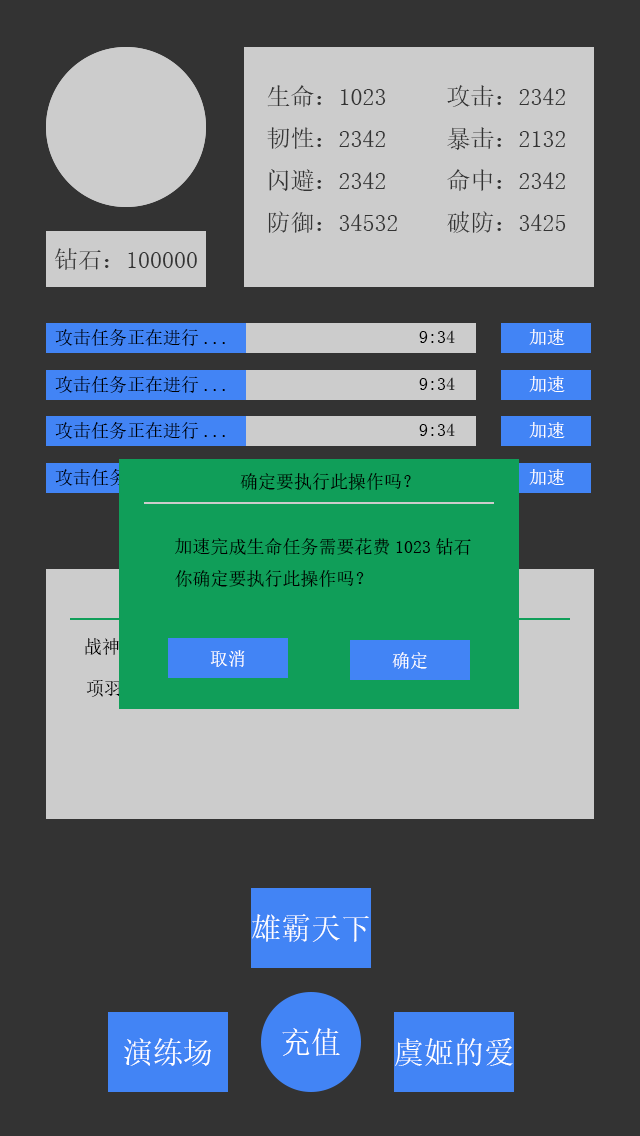
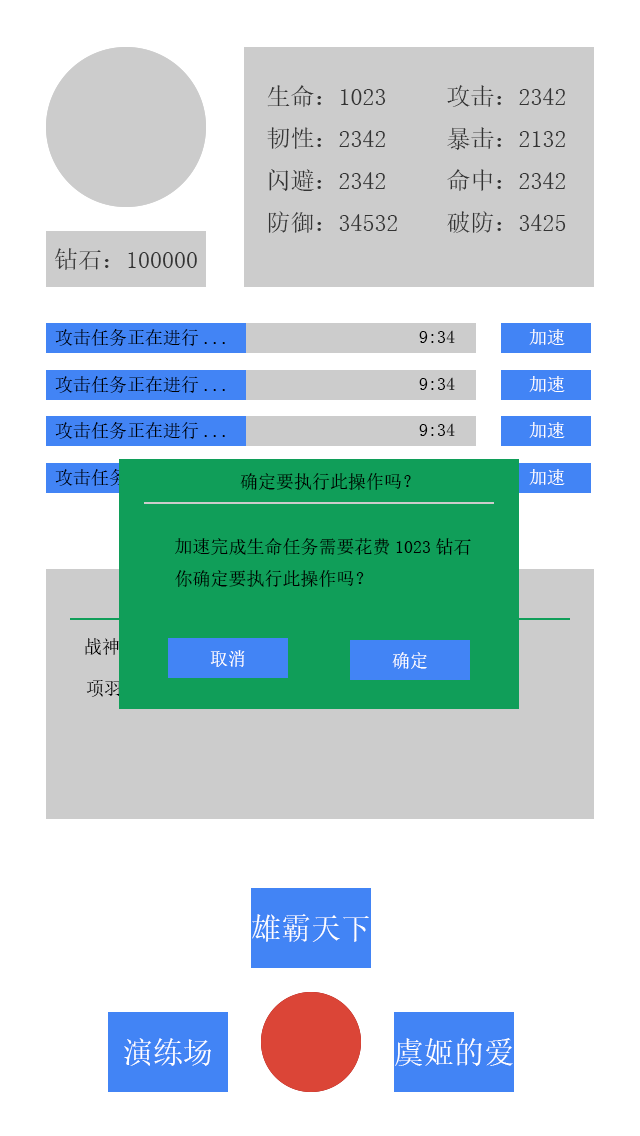
Layered file, before and after one edit (640 x 1136). Changes by layer:
hid "充值" over [282,1028,340,1056]
added layer "图层 3" in group "菜单" over [261,992,361,1092]
hid "图层 1" over [261,992,361,1092]
hid "背景" over [0,0,640,1136]
